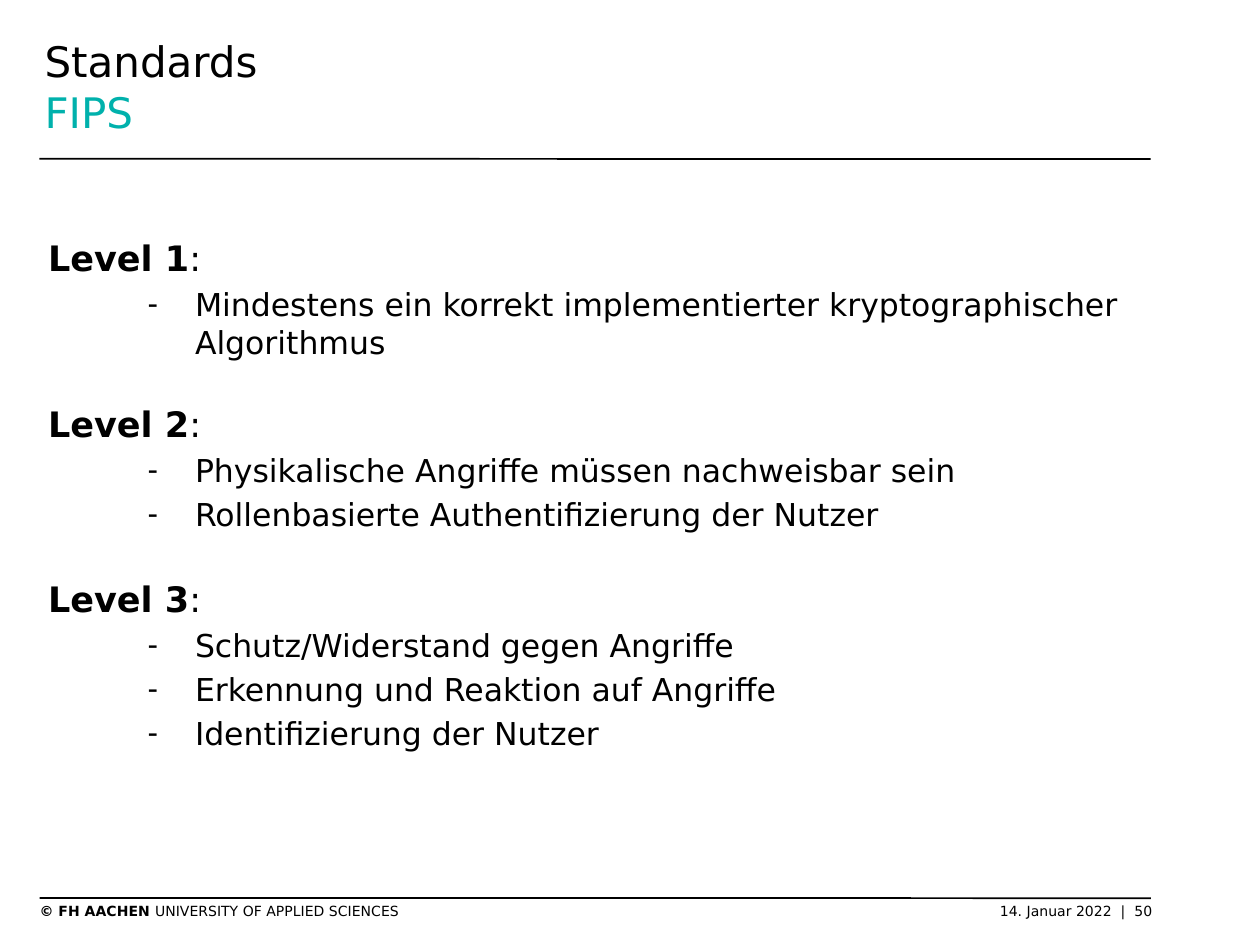
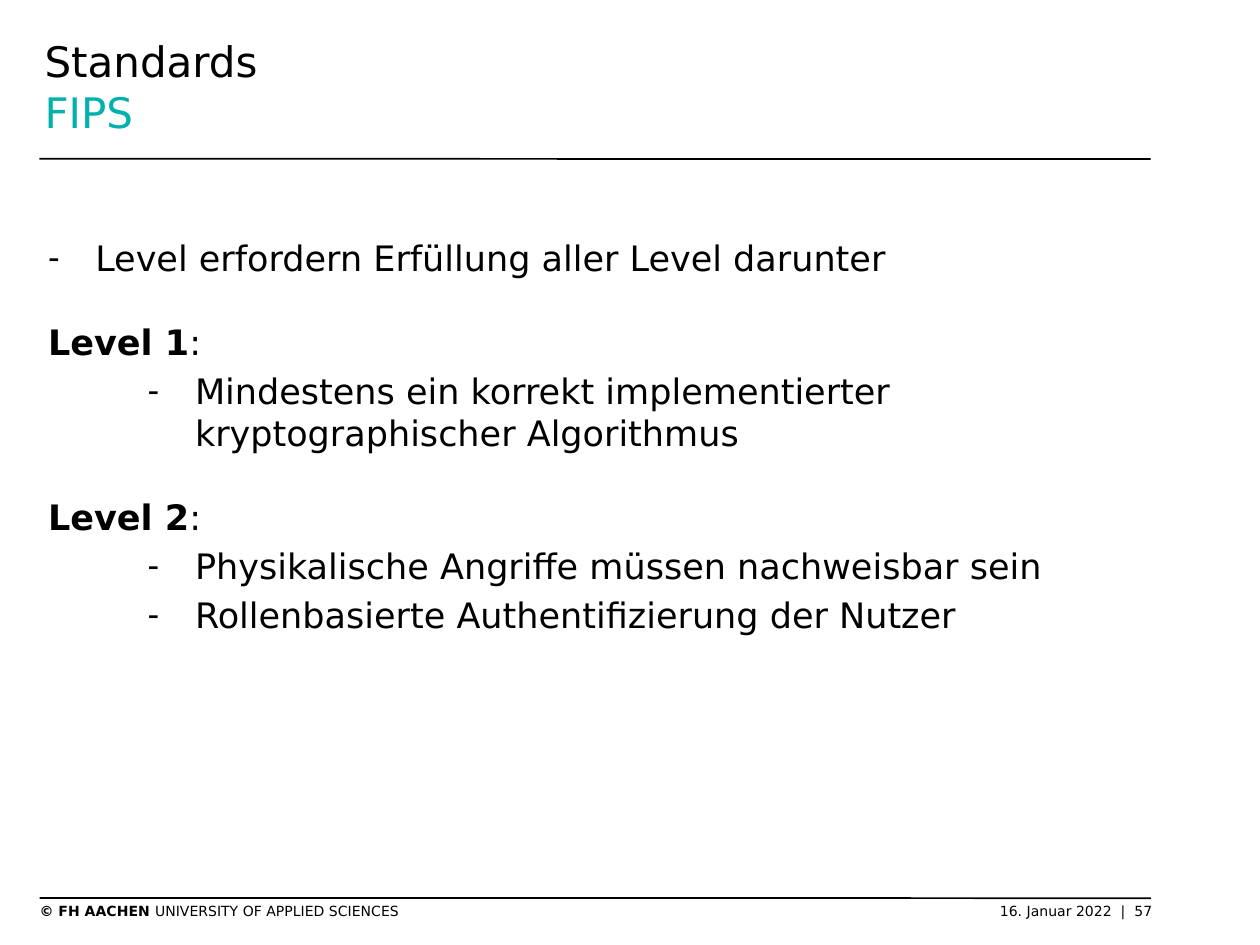
Before and after one commit to SchmickHub/Bachmann---Dahlhaus, a slide deck: slide 57 of Seitenkanal und HSM Folien.pptx (slide 50 before the commit). Drawn at 1260x945 pixels with LibreOffice and Linux fonts; fonts in the diff are those of the drawing; background and template pictures are left out. Boxes give left, top, right and bottom in pixels: in the first picture for what was removed or moved away, otherwise in the second. Text is boxed around its words. In the diff, an @@ line names an element or a change of style, - is before the commit and + after.

```diff
--- a/Seitenkanal und HSM Folien.pptx
+++ b/Seitenkanal und HSM Folien.pptx
@@ text at (95, 244, 885, 279): paragraph added @@
+  – Level erfordern Erfüllung aller Level darunter
@@ text at (195, 377, 1042, 636): size 18 to 20 pt in "Mindestens ein korrekt implementierter kryptographischer Alg ...", "Physikalische Angriffe müssen nachweisbar sein", "Rollenbasierte Authentifizierung der Nutzer" @@
@@ text at (48, 585, 776, 752): paragraphs removed @@
-Level 3:
-    – Schutz/Widerstand gegen Angriffe
-    – Erkennung und Reaktion auf Angriffe
-    – Identifizierung der Nutzer
@@ text at (58, 905, 1152, 919): text changed @@
-© FH AACHEN UNIVERSITY OF APPLIED SCIENCES 14. Januar 2022 | 50
+© FH AACHEN UNIVERSITY OF APPLIED SCIENCES 16. Januar 2022 | 57
```
Also in this commit, not shown: 20 other slides changed, 8 slides added, 2 slides removed, 5 other files.
